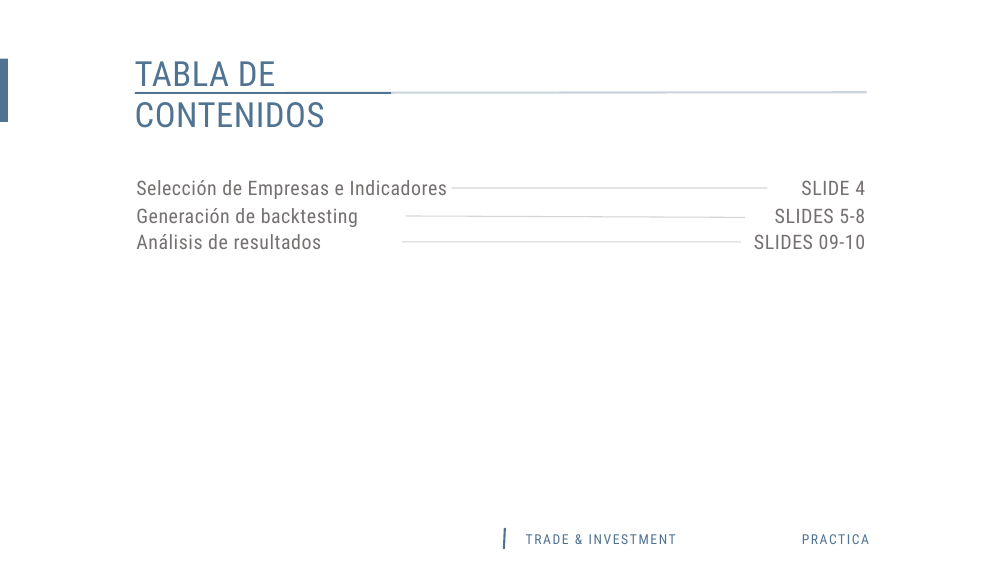
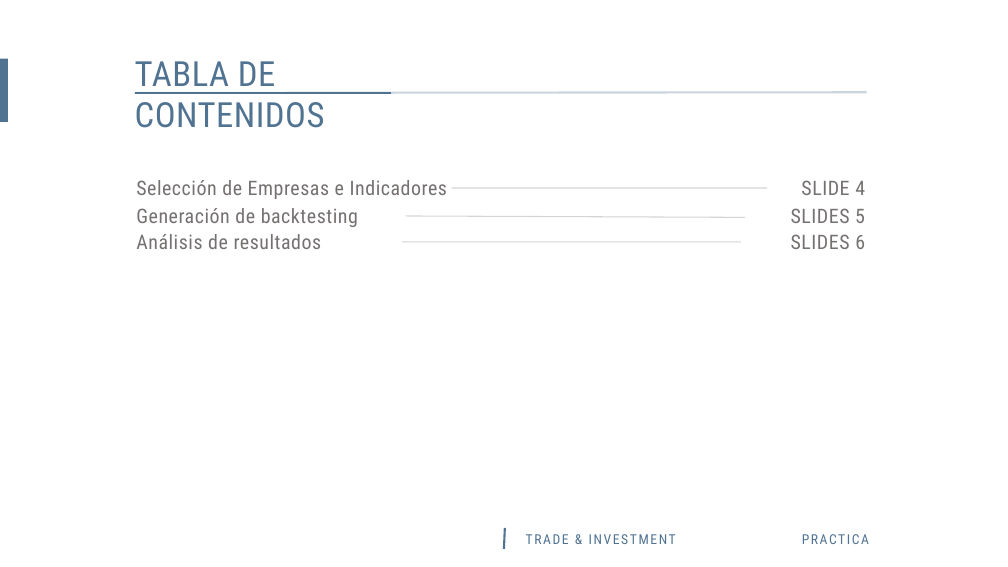
Before and after one commit to amarino5/Master-BigData-CIFF-2016, a slide deck: slide 3 of Algoritmic Trading/Algoritmic Trading Práctica.pptx. Drawn at 1008x567 pixels with LibreOffice and Linux fonts; fonts in the diff are those of the drawing. Boxes give left, top, right and bottom in pixels: in the first picture for what was removed or moved away, otherwise in the second. Text is boxed around its words. In the diff, an @@ line names an element or a change of style, - is before the commit and + after.

```diff
--- a/Algoritmic Trading/Algoritmic Trading Práctica.pptx
+++ b/Algoritmic Trading/Algoritmic Trading Práctica.pptx
@@ text at <box>791,208,865,223</box>: text changed @@
-SLIDES 5-8
+SLIDES 5
@@ text at <box>791,234,865,249</box>: text changed @@
-SLIDES 09-10
+SLIDES 6
```
Also in this commit, not shown: 1 other slide changed, 2 slides added, 6 slides removed, 1 other file.
